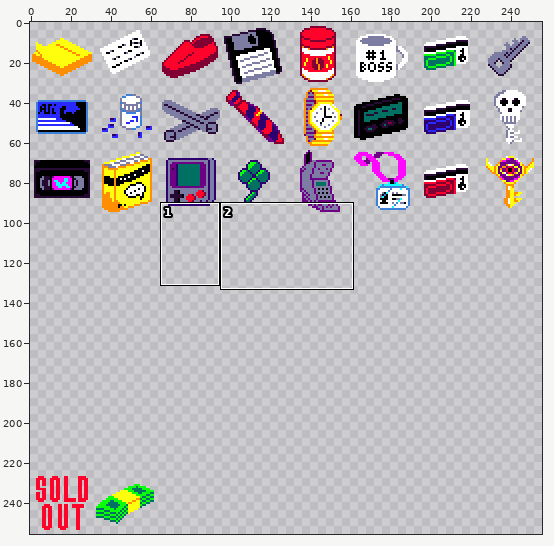
One commit to this pixel-art file: textures/aseprite/items.aseprite. Above: a wide view before the commit, with the close-up outlined.
Close-up. Before:
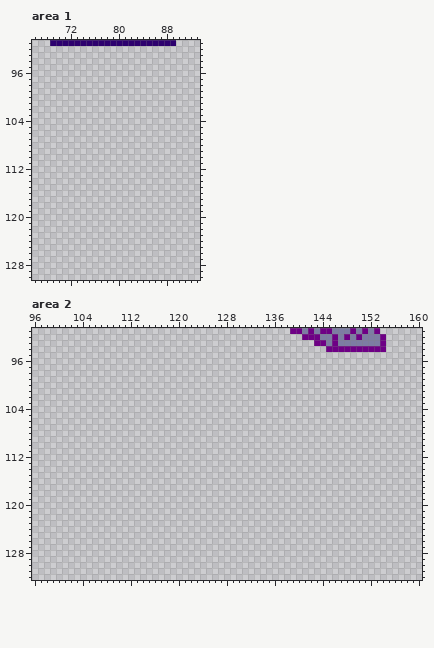
256x256 pixels, 1 frame. Shown: area 1: x 66..93, y 91..130; area 2: x 96..160, y 91..132. The commit also changed other parts of the picture, which this record leaves out.
And afterwards:
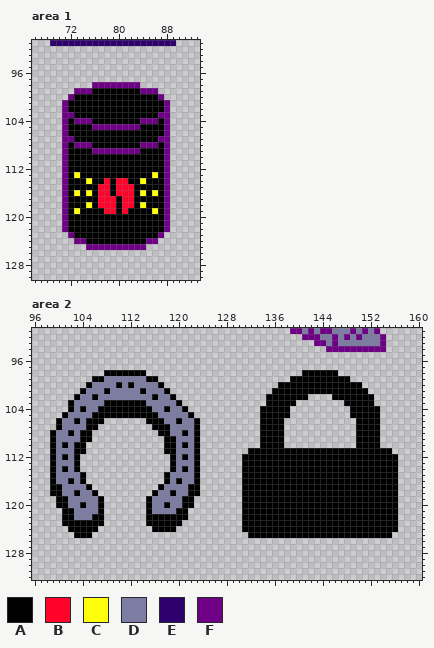
Palette (. is transparent): A #000000  B #ff032b  C #ffff0d  D #7d7da3  E #2d006e  F #6e0085
Changes in this commit:
--- area 1, layer "Layer 1"
@@ x 66..93 @@
  97 ............................
- 98 ............................
- 99 ............................
-100 ............................
-101 ............................
-102 ............................
-103 ............................
-104 ............................
-105 ............................
-106 ............................
-107 ............................
-108 ............................
-109 ............................
-110 ............................
-111 ............................
-112 ............................
-113 ............................
-114 ............................
-115 ............................
-116 ............................
-117 ............................
-118 ............................
-119 ............................
-120 ............................
-121 ............................
-122 ............................
-123 ............................
-124 ............................
-125 ............................
+ 98 ..........FFFFFFFF..........
+ 99 .......FFFAAAAAAAAFFF.......
+100 ......FAAAAAAAAAAAAAAF......
+101 .....FAAAAAAAAAAAAAAAAF.....
+102 .....FAAAAAAAAAAAAAAAAF.....
+103 .....FFAAAAAAAAAAAAAAFF.....
+104 .....FAFFFAAAAAAAAFFFAF.....
+105 .....FAAAAFFFFFFFFAAAAF.....
+106 .....FAAAAAAAAAAAAAAAAF.....
+107 .....FFAAAAAAAAAAAAAAFF.....
+108 .....FAFFFAAAAAAAAFFFAF.....
+109 .....FAAAAFFFFFFFFAAAAF.....
+110 .....FAAAAAAAAAAAAAAAAF.....
+111 .....FAAAAAAAAAAAAAAAAF.....
+112 .....FAAAAAAAAAAAAAAAAF.....
+113 .....FACAAAAAAAAAAAACAF.....
+114 .....FAAACAABABBAACAAAF.....
+115 .....FAAAAABBABBBAAAAAF.....
+116 .....FACACABBABBBACACAF.....
+117 .....FAAAAABBBABBAAAAAF.....
+118 .....FAAACABBBABBACAAAF.....
+119 .....FACAAAABBABAAAACAF.....
+120 .....FAAAAAAAAAAAAAAAAF.....
+121 .....FAAAAAAAAAAAAAAAAF.....
+122 .....FAAAAAAAAAAAAAAAAF.....
+123 ......FAAAAAAAAAAAAAAF......
+124 .......FFAAAAAAAAAAFF.......
+125 .........FFFFFFFFFF.........
 126 ............................
--- area 2, layer "Layer 1"
@@ x 96..160 @@
  97 .................................................................
- 98 .................................................................
- 99 .................................................................
-100 .................................................................
-101 .................................................................
-102 .................................................................
-103 .................................................................
-104 .................................................................
-105 .................................................................
-106 .................................................................
-107 .................................................................
-108 .................................................................
-109 .................................................................
-110 .................................................................
-111 .................................................................
-112 .................................................................
-113 .................................................................
-114 .................................................................
-115 .................................................................
-116 .................................................................
-117 .................................................................
-118 .................................................................
-119 .................................................................
-120 .................................................................
-121 .................................................................
-122 .................................................................
-123 .................................................................
-124 .................................................................
-125 .................................................................
+ 98 ............AAAAAAA..........................AAAAAA..............
+ 99 ..........AADDDDDDDAA......................AAAAAAAAAA............
+100 .........ADDDDADADDDDA...................AAAAAAAAAAAAAA..........
+101 ........ADDDADDDDDADDDA.................AAAAAAAAAAAAAAAA.........
+102 .......ADDADDDDDDDDDADDA...............AAAAAAA....AAAAAAA........
+103 ......ADDDDDAAAAAAADDDDDA..............AAAAA........AAAAA........
+104 ......ADADDAAAAAAAAADDADDA............AAAAA..........AAAAA.......
+105 .....ADDDDAAAAAAAAAAADDDDDA...........AAAAA..........AAAAA.......
+106 ....ADDADAAA.......AAADDADDA..........AAAA............AAAA.......
+107 ....ADDDDAA.........AAADDDDA..........AAAA............AAAA.......
+108 ...ADDADAA...........AADDADA..........AAAA............AAAA.......
+109 ...ADDDDAA............AADDDA..........AAAA............AAAA.......
+110 ...ADADAA.............AADADA..........AAAA............AAAA.......
+111 ...ADDDAA.............AADDDA........AAAAAAAAAAAAAAAAAAAAAAAA.....
+112 ...ADADA...............ADADA.......AAAAAAAAAAAAAAAAAAAAAAAAAA....
+113 ...ADDDA...............ADDDA.......AAAAAAAAAAAAAAAAAAAAAAAAAA....
+114 ...ADADA...............ADADA.......AAAAAAAAAAAAAAAAAAAAAAAAAA....
+115 ...ADDDDA.............ADDDDA.......AAAAAAAAAAAAAAAAAAAAAAAAAA....
+116 ...ADDADA.............ADADDA.......AAAAAAAAAAAAAAAAAAAAAAAAAA....
+117 ...AADDDDA...........ADDDDAA.......AAAAAAAAAAAAAAAAAAAAAAAAAA....
+118 ...AADDADDA.........ADDADDAA.......AAAAAAAAAAAAAAAAAAAAAAAAAA....
+119 ....AADDDDDA.......ADDDDDAA........AAAAAAAAAAAAAAAAAAAAAAAAAA....
+120 ....AADDADDA.......ADDADDAA........AAAAAAAAAAAAAAAAAAAAAAAAAA....
+121 .....AADDDDA.......ADDDDAA.........AAAAAAAAAAAAAAAAAAAAAAAAAA....
+122 .....AADDDAA.......AAAAAAA.........AAAAAAAAAAAAAAAAAAAAAAAAAA....
+123 .....AAAAAAA.......AAAAAA..........AAAAAAAAAAAAAAAAAAAAAAAAAA....
+124 ......AAAAA.........AAAA...........AAAAAAAAAAAAAAAAAAAAAAAAAA....
+125 .......AAA..........................AAAAAAAAAAAAAAAAAAAAAAAA.....
 126 .................................................................
